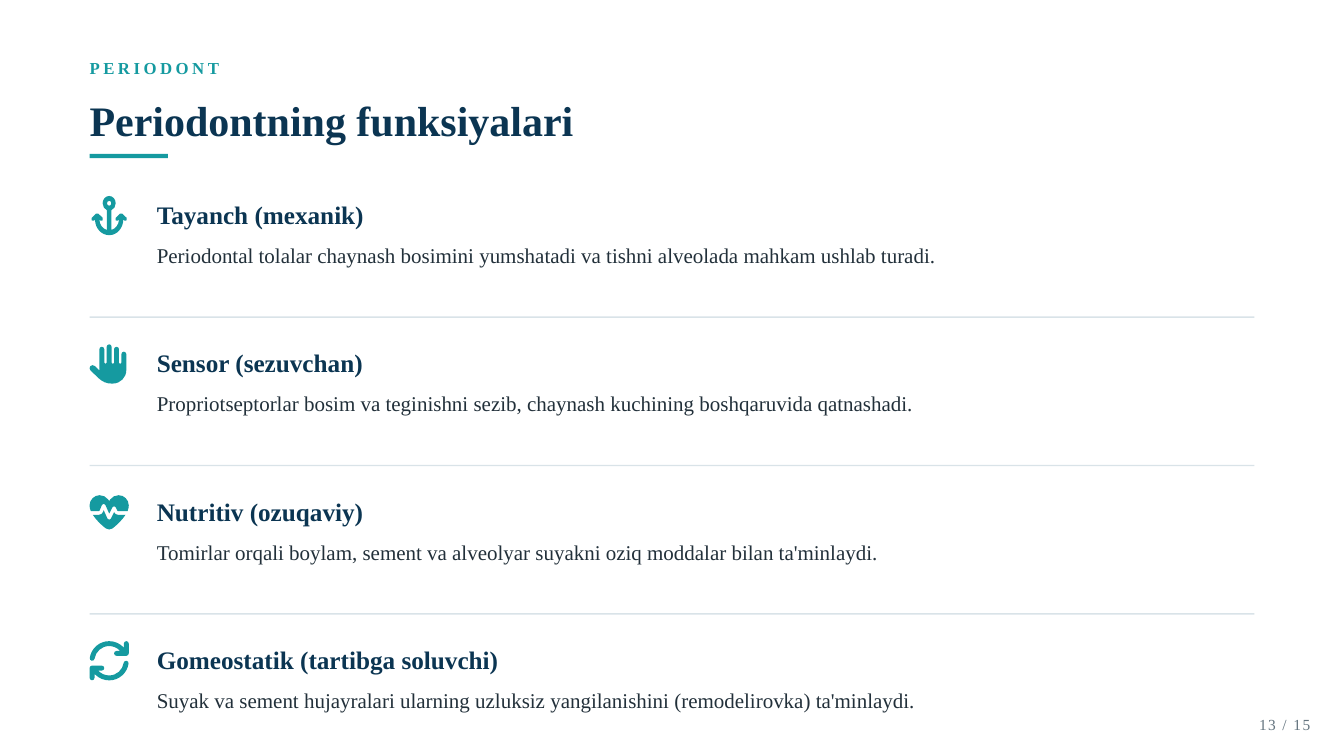
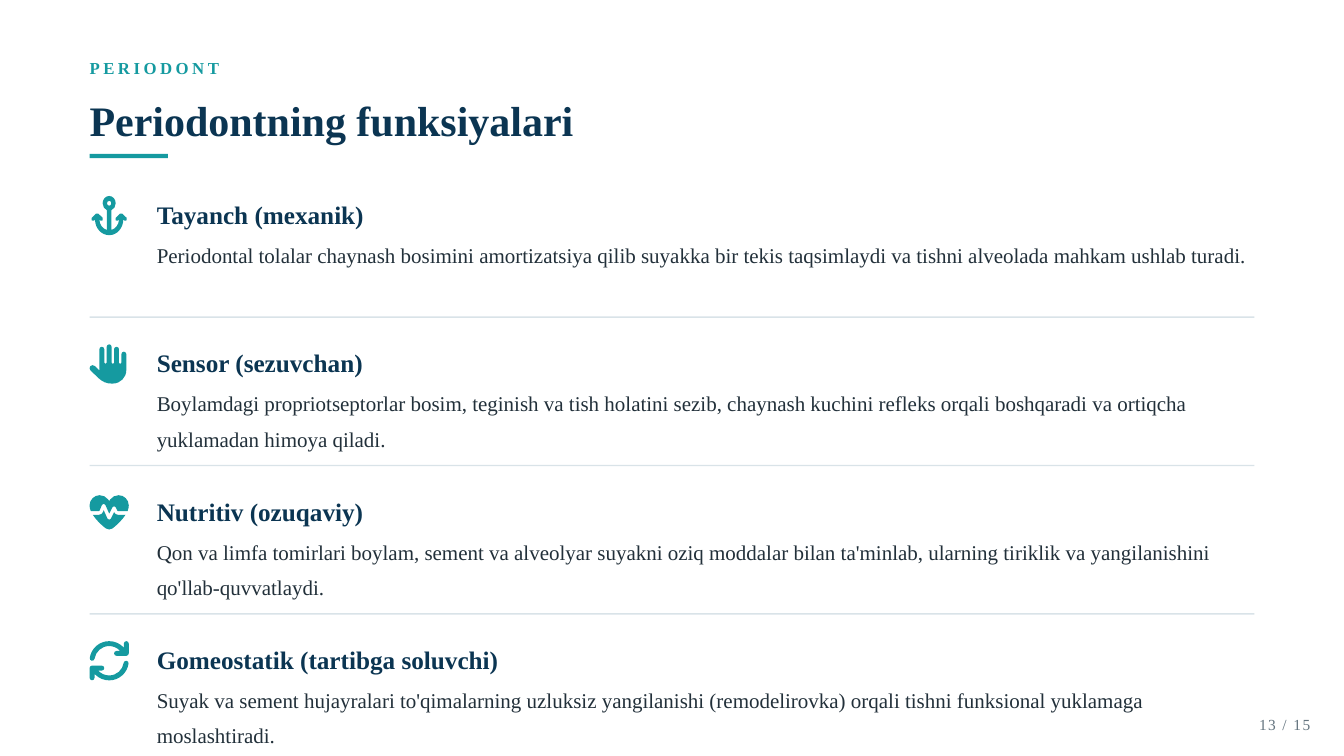
Before and after one commit to dasturland/taqdimot, a slide deck: slide 13 of Tish_tuzilishi.pptx. Drawn at 1344x756 pixels with LibreOffice and Linux fonts; fonts in the diff are those of the drawing. Boxes give left, top, right and bottom in pixels: in the first picture for what was removed or moved away, otherwise in the second. Text is boxed around its words. In the diff, an @@ line names an element or a change of style, - is before the commit and + after.

Commit message:
Taqdimot mazmunini boyitish: pulpa va periodont slaydlariga chuqur ma'lumot qo'shildi

```diff
--- a/Tish_tuzilishi.pptx
+++ b/Tish_tuzilishi.pptx
@@ text at (x1=157, y1=248, x2=1245, y2=268): text changed @@
-Periodontal tolalar chaynash bosimini yumshatadi va tishni alveolada mahkam ushlab turadi.
+Periodontal tolalar chaynash bosimini amortizatsiya qilib suyakka bir tekis taqsimlaydi va tishni alveolada mahkam ushlab turadi.
@@ text at (x1=157, y1=396, x2=1186, y2=451): text changed @@
-Propriotseptorlar bosim va teginishni sezib, chaynash kuchining boshqaruvida qatnashadi.
+Boylamdagi propriotseptorlar bosim, teginish va tish holatini sezib, chaynash kuchini refleks orqali boshqaradi va ortiqcha yuklamadan himoya qiladi.
@@ text at (x1=157, y1=545, x2=1210, y2=600): text changed @@
-Tomirlar orqali boylam, sement va alveolyar suyakni oziq moddalar bilan ta'minlaydi.
+Qon va limfa tomirlari boylam, sement va alveolyar suyakni oziq moddalar bilan ta'minlab, ularning tiriklik va yangilanishini qo'llab-quvvatlaydi.
@@ text at (x1=157, y1=693, x2=1143, y2=744): text changed @@
-Suyak va sement hujayralari ularning uzluksiz yangilanishini (remodelirovka) ta'minlaydi.
+Suyak va sement hujayralari to'qimalarning uzluksiz yangilanishi (remodelirovka) orqali tishni funksional yuklamaga moslashtiradi.
```
Also in this commit, not shown: 13 other slides changed.
